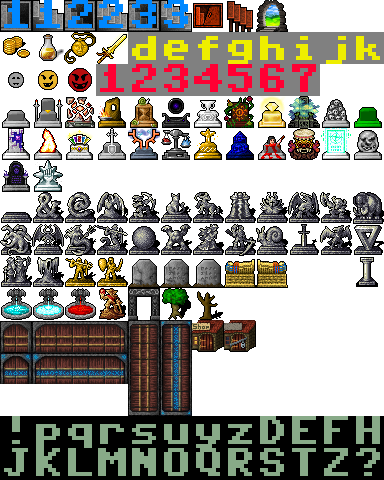
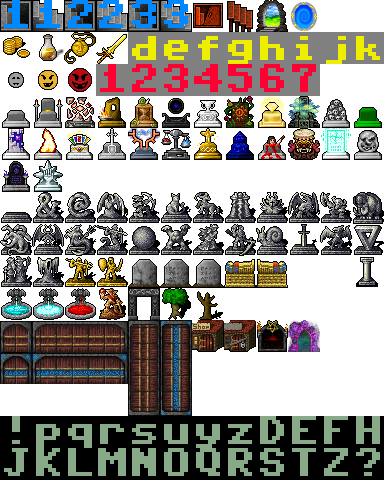
Layered file, before and after one edit (384px x 480px). Changes by layer:
painted on "Pasted Layer" over [257, 2, 320, 352]
